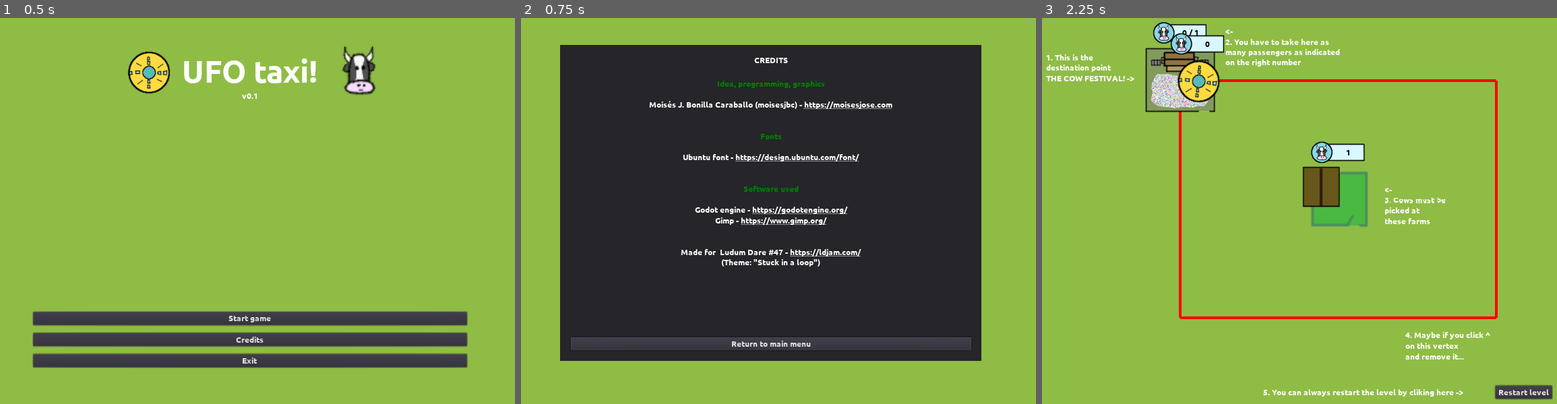
Above: before the commit, frames 1-3 (left to right).
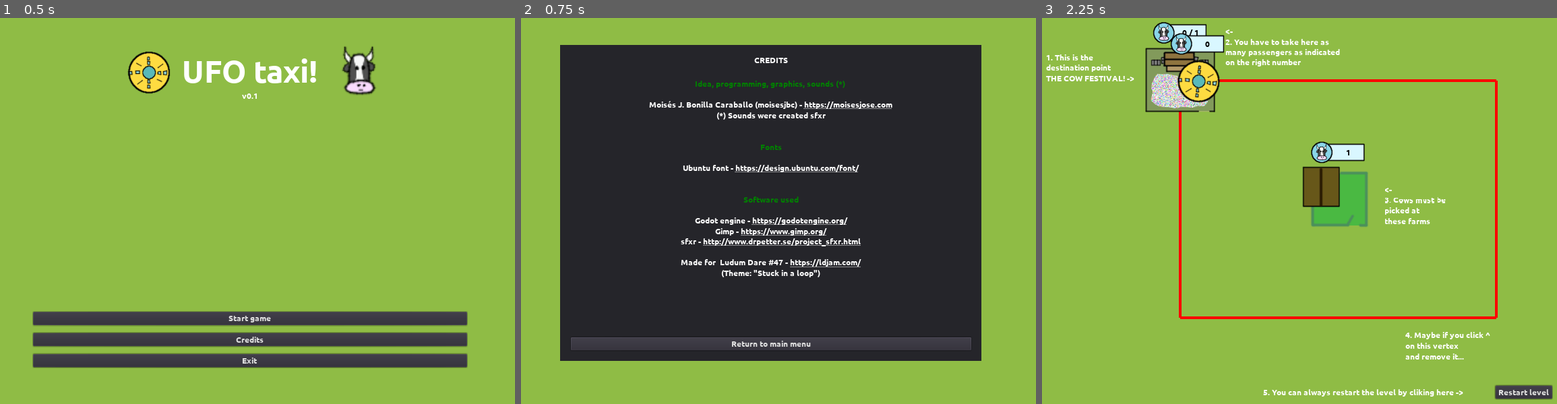
Above: after the commit, the same moments.

Repository: moisesjbc/ufo-taxi
Game: Godot game, scene res://menus/main_menu/main_menu.tscn
The game is run twice, just before and just after one commit, with the same random seed, the same clock (stepped at 60 frames per second) and the same inputs.
Inputs:
- Up to frame 1 (0.5 s): no input
- Up to frame 2 (0.75 s): click "Credits" at 0.5 s
- Up to frame 3 (2.25 s): click "Return to main menu" at 1.25 s; click "Start game" at 2 s

Frame 1 is identical in both runs. In frame 2, 3.3% of the frame differs, in the area x 31-67%, y 16-68%; in frame 3, nothing differs.

Commit message:
Added pickup sound

Diff:
--- a/godot-project/gameplay/pickup_area/pickup_area.gd
+++ b/godot-project/gameplay/pickup_area/pickup_area.gd
@@ -10,6 +10,7 @@
 		has_passengers = false
 		update_label()
 		body.pick_passenger()
+		$pickup_sound.play()
 
 func update_label():
 	if has_passengers:
--- a/godot-project/gameplay/pickup_area/pickup_area.tscn
+++ b/godot-project/gameplay/pickup_area/pickup_area.tscn
@@ -1,8 +1,9 @@
-[gd_scene load_steps=5 format=2]
+[gd_scene load_steps=6 format=2]
 
 [ext_resource path="res://gameplay/pickup_area/farm.png" type="Texture" id=1]
 [ext_resource path="res://gameplay/pickup_area/pickup_area.gd" type="Script" id=2]
 [ext_resource path="res://gameplay/cow_label/cow_counter.tscn" type="PackedScene" id=3]
+[ext_resource path="res://gameplay/pickup_area/pickup_sound.wav" type="AudioStream" id=4]
 
 [sub_resource type="RectangleShape2D" id=1]
 extents = Vector2( 53, 51.75 )
@@ -21,4 +22,7 @@
 [node name="cow_label" parent="." instance=ExtResource( 3 )]
 margin_top = -89.0
 margin_bottom = -89.0
+
+[node name="pickup_sound" type="AudioStreamPlayer2D" parent="."]
+stream = ExtResource( 4 )
 [connection signal="body_entered" from="." to="." method="_on_pickup_area_body_entered"]
--- a/godot-project/menus/credits_menu/credits_menu.tscn
+++ b/godot-project/menus/credits_menu/credits_menu.tscn
@@ -62,9 +62,10 @@
 size_flags_vertical = 3
 bbcode_enabled = true
 bbcode_text = "[center]
-[color=green]Idea, programming, graphics[/color]
+[color=green]Idea, programming, graphics, sounds (*) [/color]
 
 [color=white]Moisés J. Bonilla Caraballo (moisesjbc) - [url=https://moisesjose.com]https://moisesjose.com[/url][/color]
+[color=white](*) Sounds were created sfxr[/color]
 
 
 [color=green]Fonts[/color]
@@ -76,15 +77,16 @@
 
 [color=white]Godot engine - [url=https://godotengine.org/]https://godotengine.org/[/url][/color]
 [color=white]Gimp - [url=https://www.gimp.org/]https://www.gimp.org/[/url][/color]
-
+[color=sfxr]sfxr - [url=http://www.drpetter.se/project_sfxr.html]http://www.drpetter.se/project_sfxr.html[/url][/color]
 
 [color=white]Made for  Ludum Dare #47 - [url=https://ldjam.com/]https://ldjam.com/[/url]
 (Theme: \"Stuck in a loop\")[/color]
 [/center]"
 text = "
-Idea, programming, graphics
+Idea, programming, graphics, sounds (*)
 
 Moisés J. Bonilla Caraballo (moisesjbc) - https://moisesjose.com
+(*) Sounds were created sfxr
 
 
 Fonts
@@ -96,7 +98,7 @@
 
 Godot engine - https://godotengine.org/
 Gimp - https://www.gimp.org/
-
+sfxr - http://www.drpetter.se/project_sfxr.html
 
 Made for  Ludum Dare #47 - https://ldjam.com/
 (Theme: \"Stuck in a loop\")
Not shown, added: godot-project/gameplay/pickup_area/pickup_sound.wav.import
Not shown, added: godot-project/gameplay/pickup_area/pickup_sound.wav
